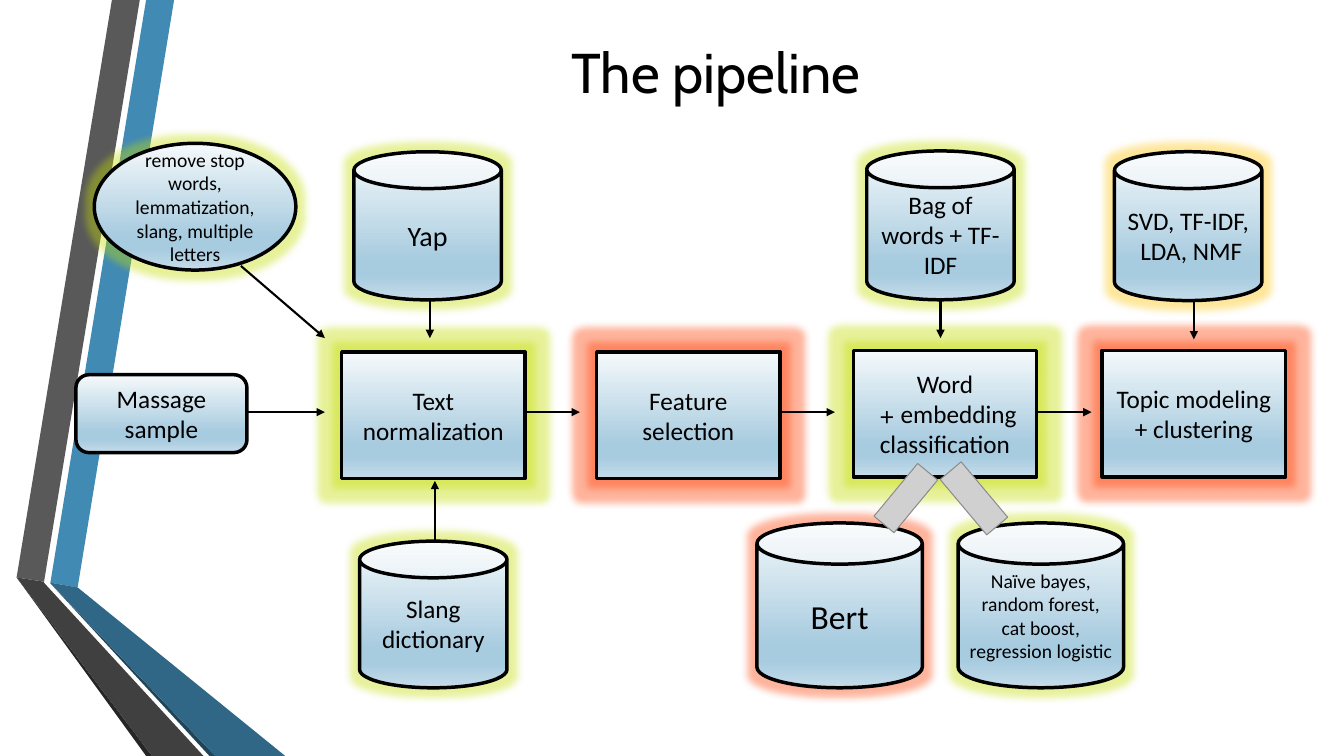
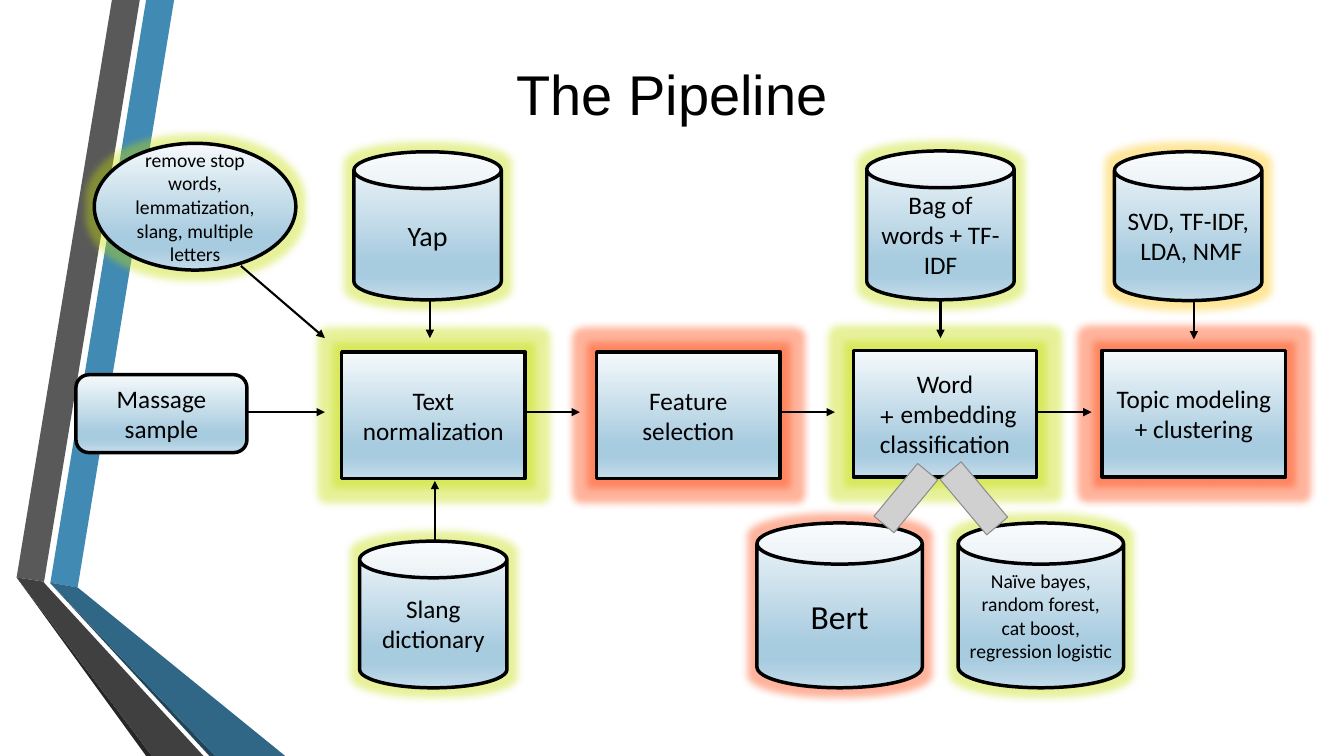
Before and after one commit to may-tal/nlpProject, a slide deck: slide 8 of CyberBullying.pptx. Drawn at 1344x756 pixels with LibreOffice and Linux fonts; fonts in the diff are those of the drawing; grey boxes stand for pictures; background and template pictures are left out. Boxes give left, top, right and bottom in pixels: in the first picture for what was removed or moved away, otherwise in the second. Text is boxed around its words. In the diff, an @@ line names an element or a change of style, - is before the commit and + after.

```diff
--- a/CyberBullying.pptx
+++ b/CyberBullying.pptx
@@ title at <box>516,74,827,125</box>: text changed; font Cabin to Arial @@
-The pipeline
+The Pipeline
```
Also in this commit, not shown: 8 other slides changed, 4 slides added, 3 slides removed.
